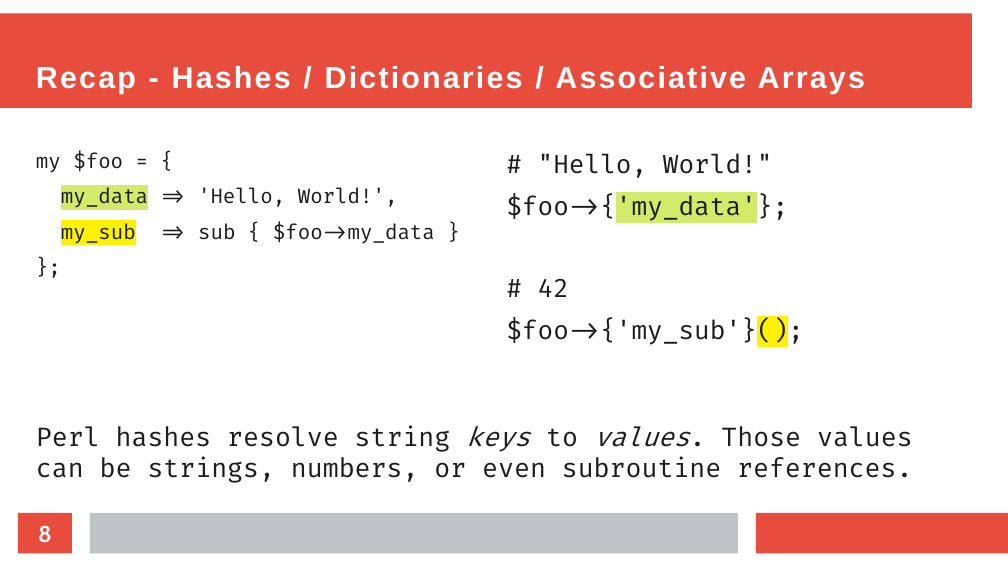
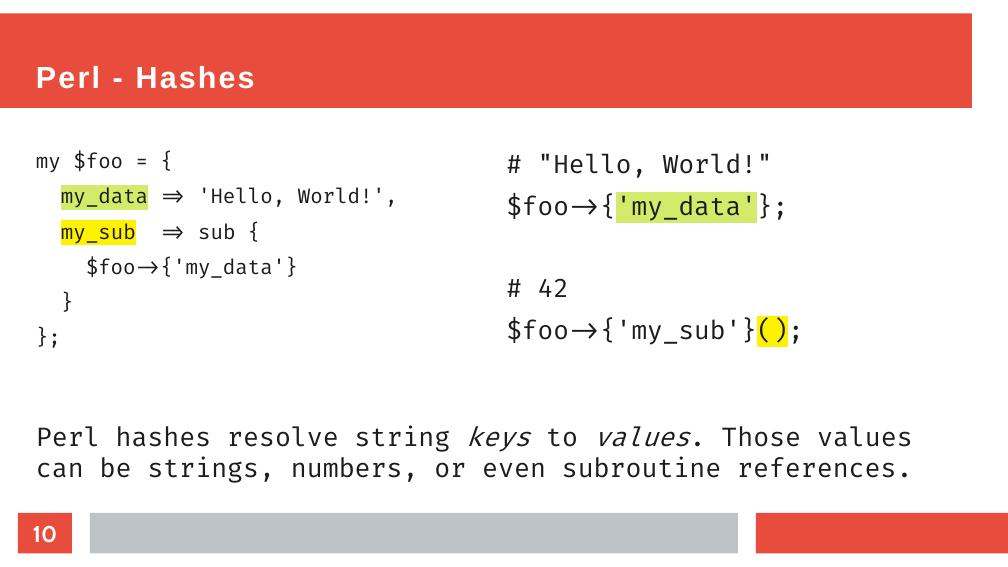
Before and after one commit to EvanCarroll/tech-presentations, a slide deck: slide 10 of perl/objects.odp (slide 8 before the commit). Drawn at 1008x567 pixels with LibreOffice and Linux fonts; fonts in the diff are those of the drawing. Boxes give left, top, right and bottom in pixels: in the first picture for what was removed or moved away, otherwise in the second. Text is boxed around its words. In the diff, an @@ line names an element or a change of style, - is before the commit and + after.

```diff
--- a/perl/objects.odp
+++ b/perl/objects.odp
@@ title at <box>36,66,255,89</box>: text changed @@
-Recap - Hashes / Dictionaries / Associative Arrays
+Perl - Hashes
@@ text at <box>61,223,298,279</box>: text changed @@
-my_sub => sub { $foo->my_data }
+my_sub => sub {
+$foo->{'my_data'}
+}
@@ page number at <box>33,525,58,543</box>: text changed @@
-8
+10
```
Also in this commit, not shown: 15 other slides changed, 1 slide added.
